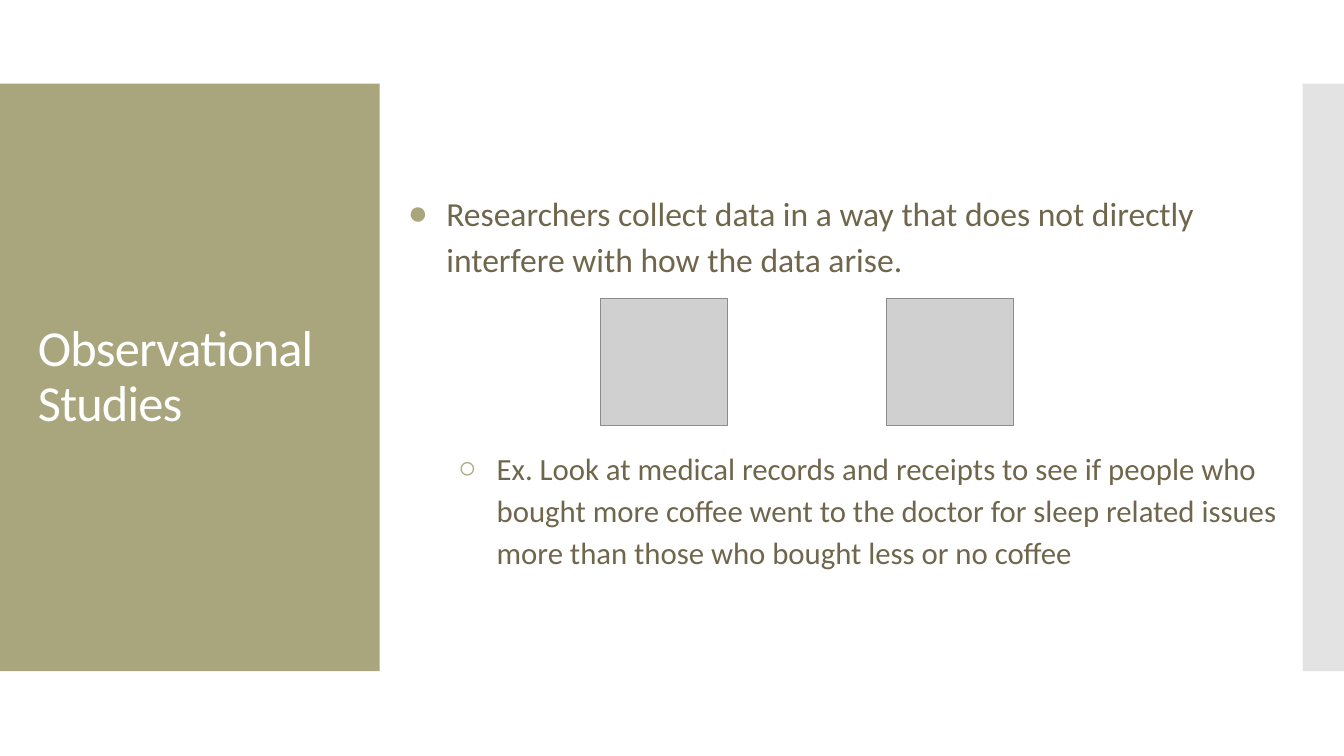
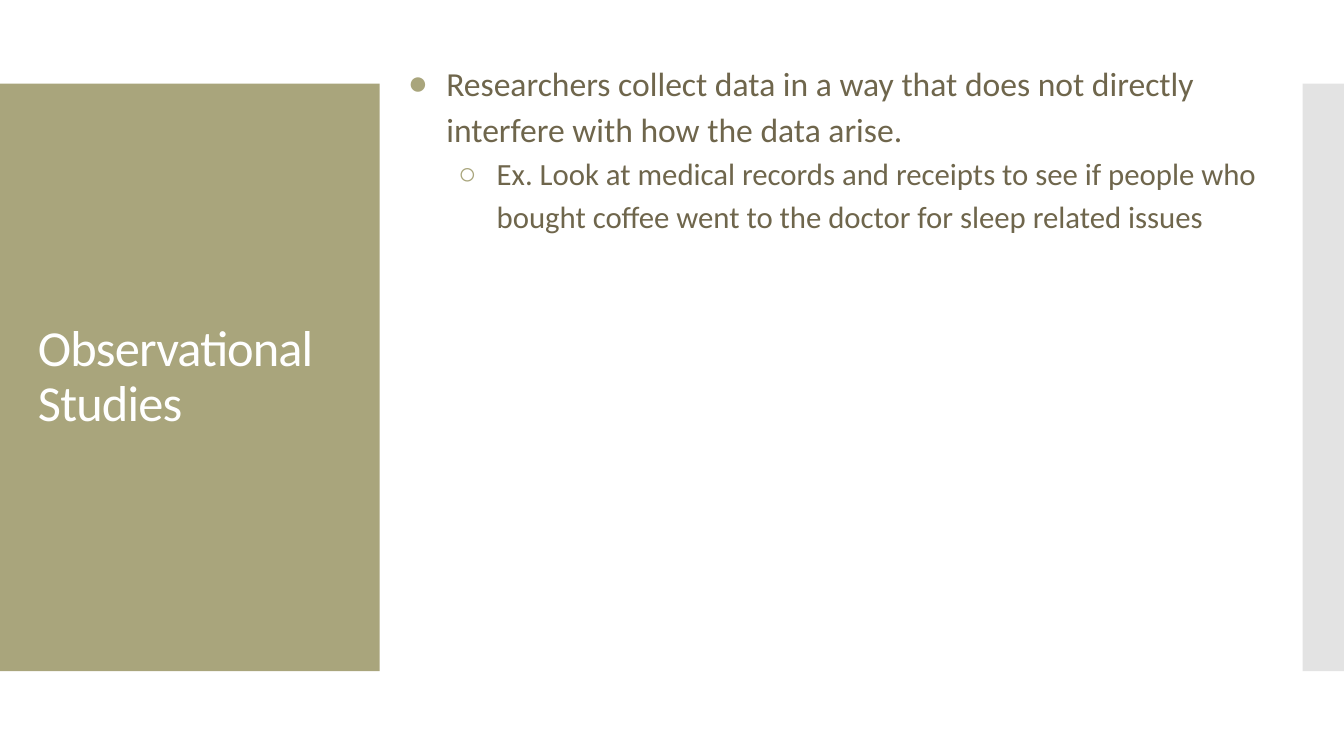
Before and after one commit to amosca01/MATH108-F23, a slide deck: slide 37 of slides/02-data-collection.pptx (slide 43 before the commit). Drawn at 1344x756 pixels with LibreOffice and Linux fonts; fonts in the diff are those of the drawing; grey boxes stand for pictures. Boxes give left, top, right and bottom in pixels: in the first picture for what was removed or moved away, otherwise in the second. Text is boxed around its words. In the diff, an @@ line names an element or a change of style, - is before the commit and + after.

```diff
--- a/slides/02-data-collection.pptx
+++ b/slides/02-data-collection.pptx
@@ text "Researchers collect data in a ...": place and size @@
-text "Researchers collect data in a ..." at <box>446,202,1277,570</box>
+text "Researchers collect data in a ..." at <box>446,72,1255,234</box>
@@ text at <box>497,163,1255,234</box>: text changed @@
-  ○ Ex. Look at medical records and receipts to see if people who bought more coffee went to the doctor for sleep related issues more than those who bought less or no coffee
+  ○ Ex. Look at medical records and receipts to see if people who bought coffee went to the doctor for sleep related issues
@@ picture removed at <box>601,298,728,425</box> @@
@@ picture removed at <box>886,298,1013,425</box> @@
```
Also in this commit, not shown: 19 other slides changed, 12 slides added, 2 slides removed, 3 other files.
